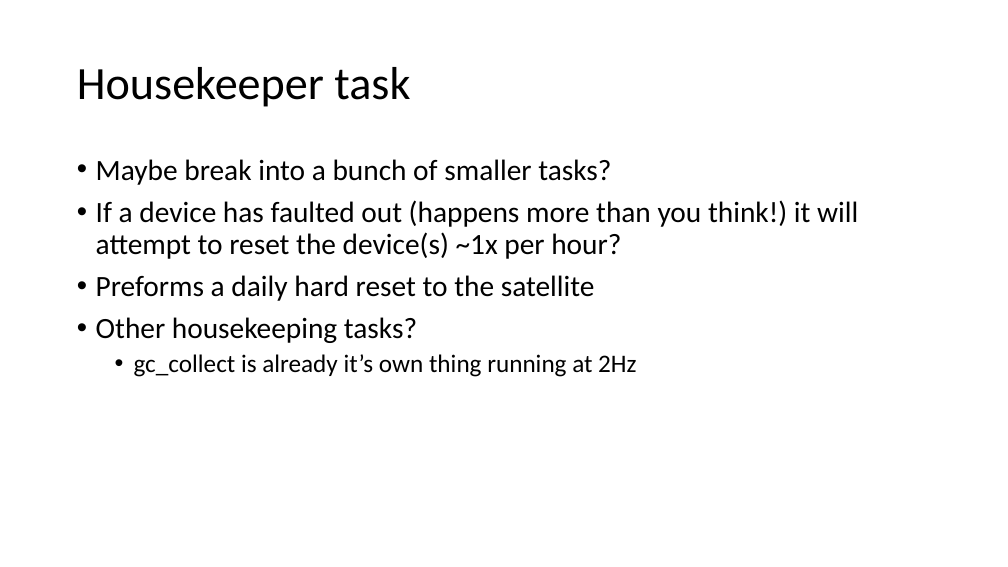
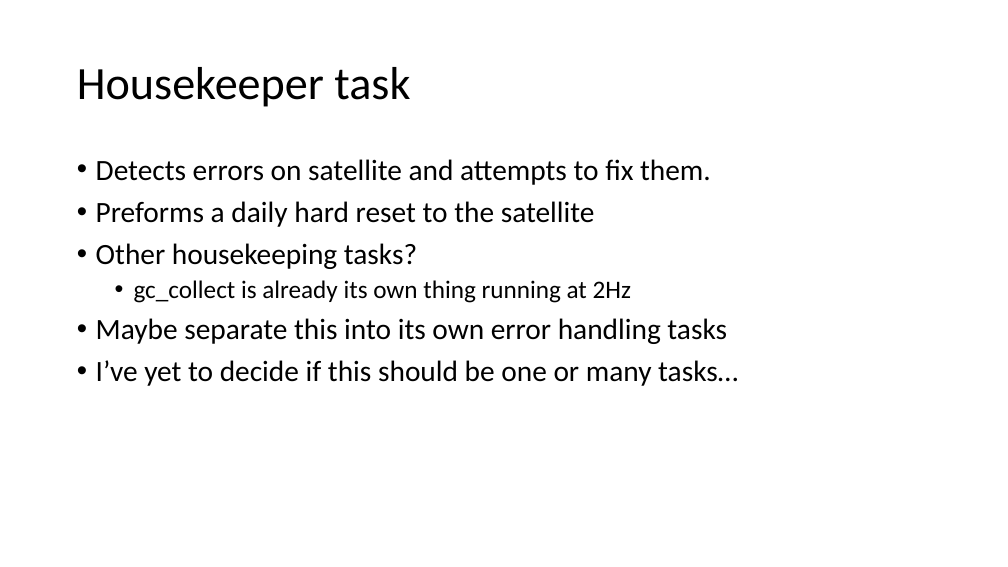
Before and after one commit to erichtang/mainboard, a slide deck: slide 42 of software/foras-promineo/Foras Promineo Software Primer.pptx (slide 36 before the commit). Drawn at 1008x567 pixels with LibreOffice and Linux fonts; fonts in the diff are those of the drawing. Boxes give left, top, right and bottom in pixels: in the first picture for what was removed or moved away, otherwise in the second. Text is boxed around its words. In the diff, an @@ line names an element or a change of style, - is before the commit and + after.

```diff
--- a/software/foras-promineo/Foras Promineo Software Primer.pptx
+++ b/software/foras-promineo/Foras Promineo Software Primer.pptx
@@ text at (x1=96, y1=159, x2=711, y2=185): text changed @@
-• Maybe break into a bunch of smaller tasks?
-• If a device has faulted out (happens more than you think!) it will attempt to reset the device(s) ~1x per hour?
+• Detects errors on satellite and attempts to fix them.
@@ text at (x1=96, y1=280, x2=738, y2=386): text changed; size 24 to 28 pt @@
-  • gc_collect is already it’s own thing running at 2Hz
+  • gc_collect is already its own thing running at 2Hz
+• Maybe separate this into its own error handling tasks
+• I’ve yet to decide if this should be one or many tasks…
```
Also in this commit, not shown: 25 other slides changed, 10 slides added, 4 slides removed, 10 other files.
